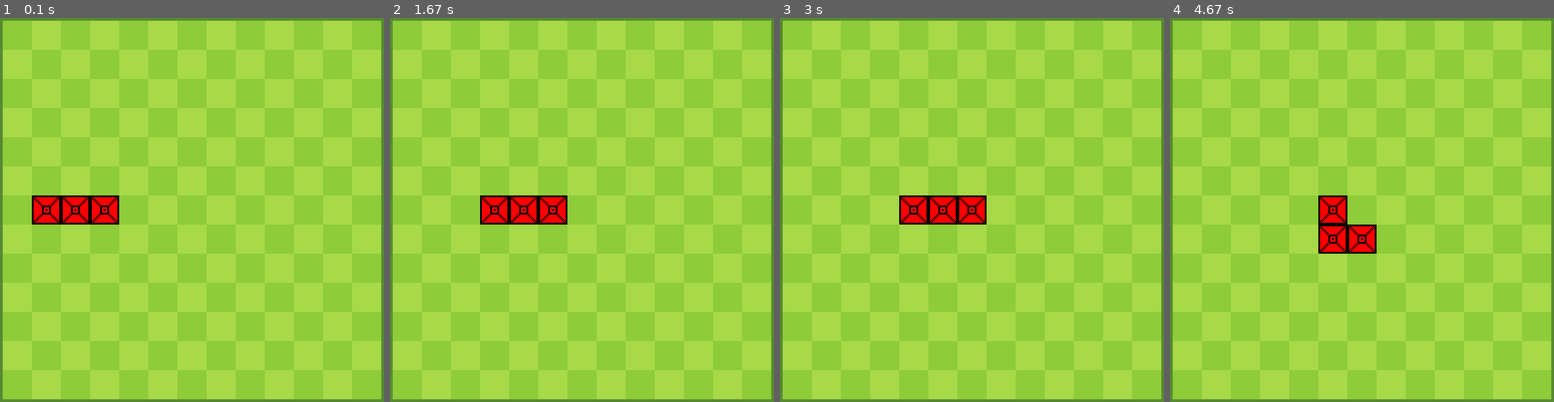
Above: before the commit, frames 1-4 (left to right).
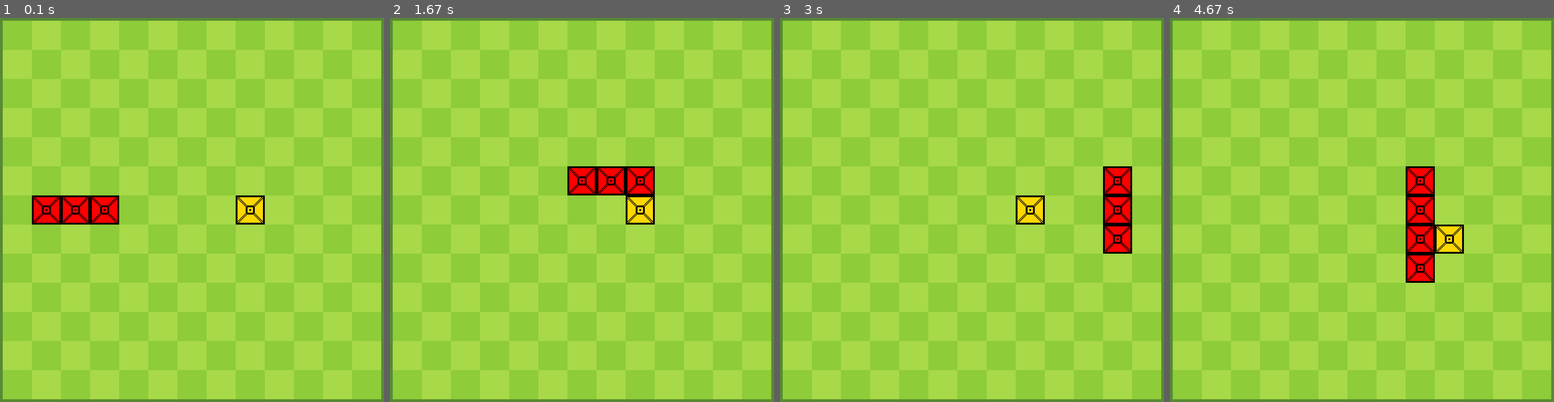
Above: after the commit, the same moments.

Repository: zzayah/GameDesignWithPygame
Game: pygame game, started from main.py
Two runs of this game, one before a commit and one after it. Both use one fixed random seed, a clock stepped at 60 frames per second and the inputs below.
Inputs:
- Up to frame 1 (0.1 s): no input
- Up to frame 2 (1.67 s): hold Right 0.33-0.8 s; hold Up 0.83-1.3 s; hold Right from 1.33 s (still down)
- Up to frame 3 (3 s): release Right at 1.85 s; hold Down from 2.55 s (still down)
- Up to frame 4 (4.67 s): release Down at 3.27 s; hold Left 3.3-4.05 s; hold Up from 4.08 s (still down)

The runs differ from the first frame. In frame 1, 0.6% of the frame differs, in the area x 61-69%, y 46-54%; in frame 2, 4.0%; in frame 3, 4.0%; in frame 4, 4.6%, in the area x 38-77%, y 38-69%.

Commit message:
midday commit

Diff:
--- a/main.py
+++ b/main.py
@@ -1,4 +1,6 @@
 import pygame as pg
+import random
+
 
 class Main:
     def __init__(self, board_size):
@@ -35,6 +37,9 @@
         # lost/win var
         self.lost = False
         self.won = False
+
+        # fruit
+        self.fruit_location = (int(2*board_size/3), int(board_size/2))
 
         # snake length
         self.snake_length = 3
@@ -90,6 +95,9 @@
                 if self.snake_pos[i][j] != 0:
                     self.screen.blit(self.red, ((j * 64 + 20), (i * 64 + 20)))
 
+        self.screen.blit(self.gold, ((self.fruit_location[0] * 64 + 20), (self.fruit_location[1] * 64 + 20)))
+
+
     def do_periodic(self):
         # Blit tiles in checkerboard pattern
         for i in range(self.board_size[1]):
@@ -114,10 +122,7 @@
                 # Check if there's a snake part at this position
                 if self.snake_pos[r][d] != 0:
                     pos, current_direction = self.snake_pos[r][d]
-                    print(self.snake_head, self.marker_ary[pos[0]][pos[1]])
-
                     new_direction = self.marker_ary[pos[0]][pos[1]]
-
                     # Update direction based on the marker
                     if new_direction == "left" and current_direction != "right":
                         current_direction = "left"
@@ -147,10 +152,16 @@
         self.snake_pos = new_ary
 
 
-
-
     def place_fruit(self):
-        pass
+        if self.fruit_location is None:
+            while True:
+                i = random.randint(3, self.board_size[1] - 4)
+                j = random.randint(3, self.board_size[0] - 4)
+                if self.snake_pos[i][j] == 0 and self.marker_ary[i][j] == "":
+                    self.fruit_location = (i, j)
+                    break
+        if self.fruit_location is not None:
+            self.screen.blit(self.gold, ((self.fruit_location[0] * 64 + 20), (self.fruit_location[1] * 64 + 20)))
 
     def run(self):
         pg.init()
@@ -165,7 +176,7 @@
 
             self.new_time = pg.time.get_ticks()
 
-            self.event_occured = self.new_time - 750 > self.old_time
+            self.event_occured = self.new_time - 250 > self.old_time
 
             for event in pg.event.get():
                 if event.type == pg.QUIT:
@@ -181,6 +192,11 @@
                         self.input_direction = "right"
 
             if self.event_occured and not self.lost and not self.won:
+                #check if lost
+                if self.snake_head[0][0] < 0 or self.snake_head[0][0] >= self.board_size[1] or self.snake_head[0][1] < 0 or self.snake_head[0][1] >= self.board_size[0]:
+                    print(self.lost)
+                    self.lost = True
+                print(self.snake_pos[self.snake_head[0][0]][self.snake_head[0][1]-1] == 0)
                 if self.input_direction == "left" and self.snake_head[1] != "right":
                     self.snake_head = ((self.snake_head[0][0], self.snake_head[0][1] - 1), "left")
                     self.marker_ary[self.snake_head[0][0]][self.snake_head[0][1]+1] = self.snake_head[1]
@@ -194,6 +210,26 @@
                     self.snake_head = ((self.snake_head[0][0] + 1, self.snake_head[0][1]), "down")
                     self.marker_ary[self.snake_head[0][0]-1][self.snake_head[0][1]] = self.snake_head[1]
 
+                if self.fruit_location != None and self.snake_head[0] == (self.fruit_location[1], self.fruit_location[0]):
+                    match(self.snake_head[1]):
+                        case "right":
+                            self.snake_pos[self.snake_head[0][0]][self.snake_head[0][1]] = (self.snake_head[0], "right")
+                            self.snake_head = ((self.snake_head[0][0], self.snake_head[0][1] + 1), "right")
+                            self.marker_ary[self.snake_head[0][0]][self.snake_head[0][1]-1] = self.snake_head[1]
+                        case "left":
+                            self.snake_pos[self.snake_head[0][0]][self.snake_head[0][1]] = (self.snake_head[0], "left")
+                            self.snake_head = ((self.snake_head[0][0], self.snake_head[0][1] - 1), "left")
+                            self.marker_ary[self.snake_head[0][0]][self.snake_head[0][1]+1] = self.snake_head[1]
+                        case "up":
+                            self.snake_pos[self.snake_head[0][0]][self.snake_head[0][1]] = (self.snake_head[0], "up")
+                            # self.snakehead = ((self.snake_head[0][0] - 1, self.snake_head[0][1]), "up")
+                            self.marker_ary[self.snake_head[0][0]+1][self.snake_head[0][1]] = self.snake_head[1]
+                        case "down":
+                            self.snake_pos[self.snake_head[0][0]][self.snake_head[0][1]] = (self.snake_head[0], "down")
+                            self.snake_head = ((self.snake_head[0][0] + 1, self.snake_head[0][1]), "down")
+                            self.marker_ary[self.snake_head[0][0]-1][self.snake_head[0][1]] = self.snake_head[1]
+                    self.snake_length += 1
+                    self.fruit_location = None
 
                 # abstract to function
                 self.handle_input()
@@ -203,6 +239,7 @@
                 self.startup_flip_executed = True
                 # self.debug()
                 self.do_periodic()
+                self.place_fruit()
                 pg.display.flip()
 
             if not self.startup_flip_executed:
